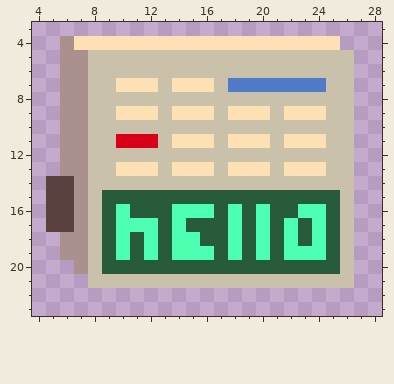
Pixel-art sprite -- packages/nouns-img-permutator/assets/layer-3/head-calculator.png. Above, as it was before the edit.
The file is 32x32 pixels. Shown: x 4..28, y 3..23.
After:
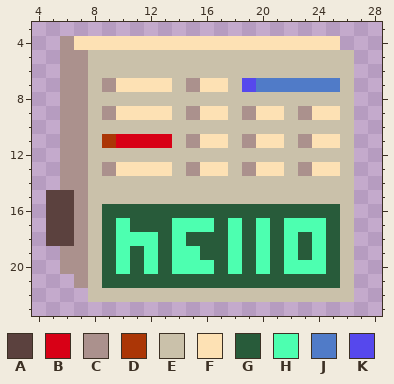
Palette (. is transparent): A #5b413e  B #d80016  C #ab918d  D #ab3606  E #cac1aa  F #fde1b4  G #285b3a  H #4dffb0  J #507bc8  K #5648ed
The edit:
There is now colour A in row 18 at x 5.
The edit turns colour C into colour A in row 18 at x 6.
The edit turns colour E into colour B in row 11 at x 13.
There is now colour C in row 20 at x 6; in row 21 at x 7.
The edit turns colour A into colour C in row 14 at x 6.
The edit turns colour E into colour C in row 7 at x 9; in row 9 at x 9; in row 13 at x 9.
The edit turns colour F into colour C in row 7 at x 15; in row 9 at x 15, 19 and 23; in row 11 at x 15, 19 and 23; in row 13 at x 15, 19 and 23.
The edit turns colour E into colour D in row 11 at x 9.
There is now colour E in row 22 at x 8 to 26.
The edit turns colour F into colour E in row 7 at x 14; in row 9 at x 14, 18 and 22; in row 11 at x 14, 18 and 22; in row 13 at x 14, 18 and 22.
The edit turns colour G into colour E in row 15 at x 9 to 25.
The edit turns colour J into colour E in row 7 at x 18.
The edit turns colour E into colour F in row 7 at x 13 and 17; in row 9 at x 13, 17, 21 and 25; in row 11 at x 17, 21 and 25; in row 13 at x 13, 17, 21 and 25.
The edit turns colour E into colour G in row 21 at x 9 to 25.
The edit turns colour H into colour G in row 16 at x 10, 14 to 16, 18, 20 and 23 to 24; in row 17 at x 11 to 12; in row 18 at x 15; in row 19 at x 16 and 23.
The edit turns colour G into colour H in row 17 at x 15 to 16 and 23; in row 18 at x 11; in row 20 at x 10, 12, 14 to 16, 18, 20 and 22 to 24.
The edit turns colour E into colour J in row 7 at x 25.
The edit turns colour J into colour K in row 7 at x 19.
The edit erases colour A in row 14 at x 5.
Boxes around the changes in both pictures, in picture pixels (x1, y1, x2, y2):
changed: (46, 78, 354, 302)
